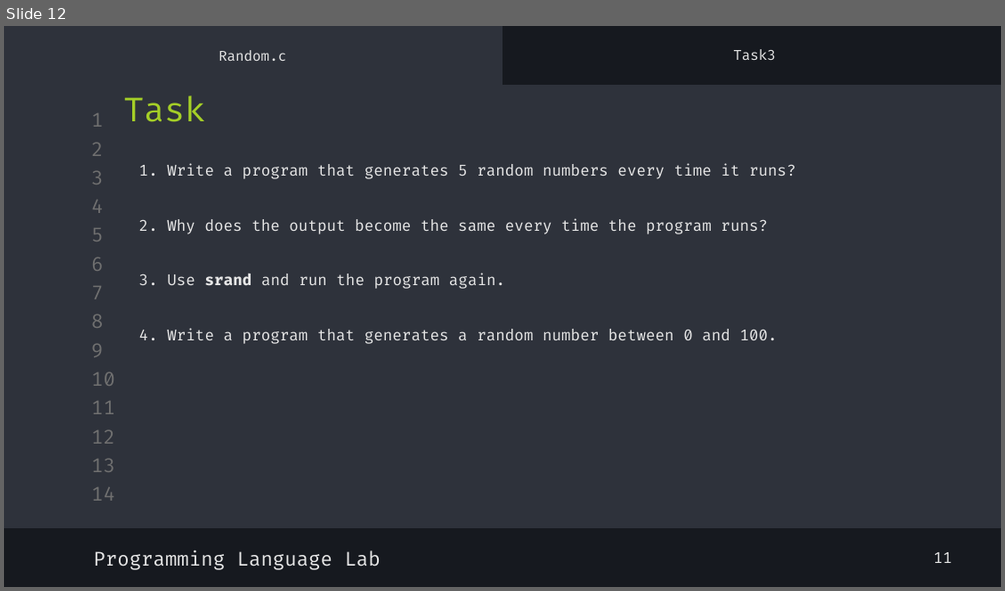
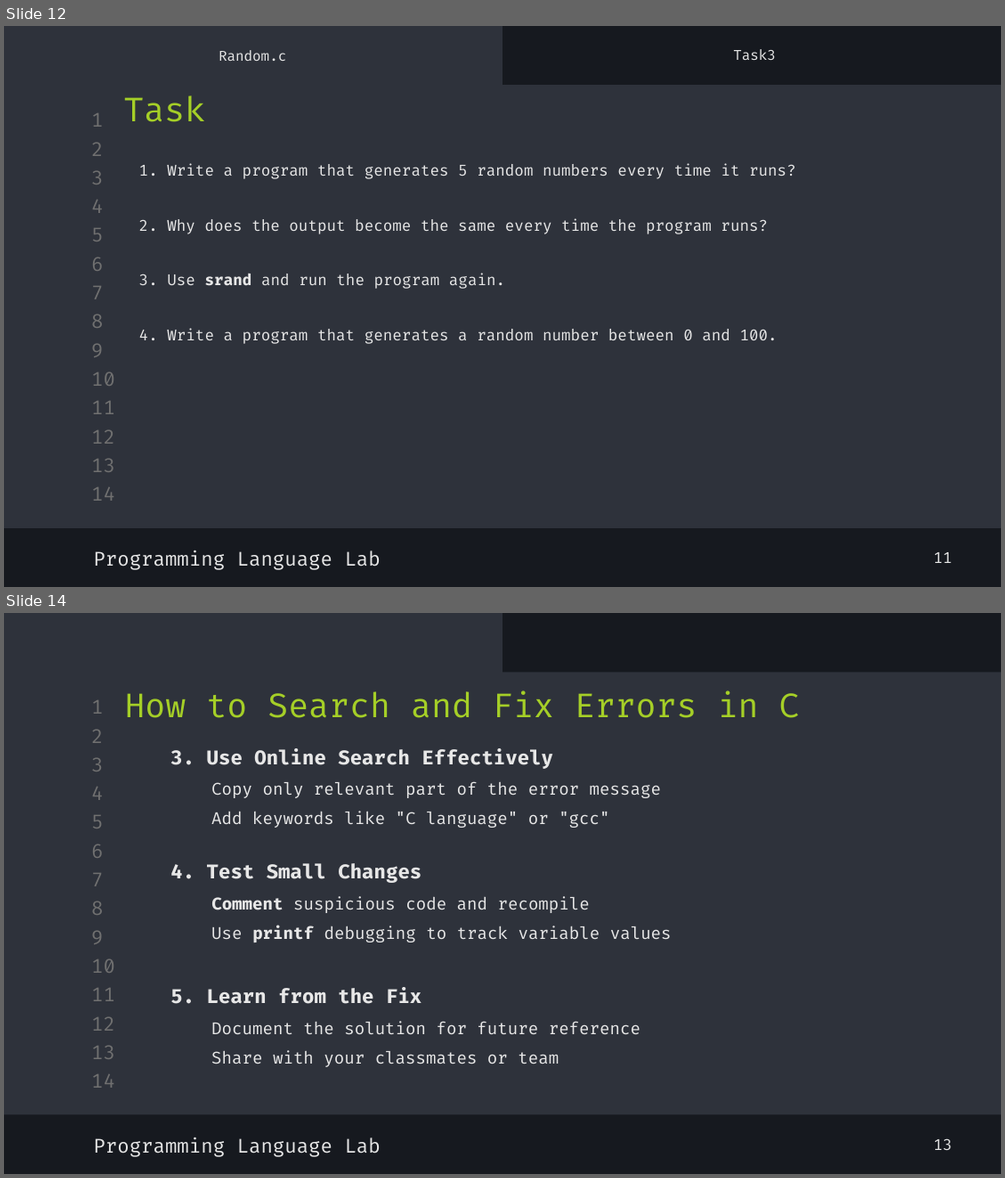
Before and after one commit to shayan-naghizadeh/C-Lab-AUT, a slide deck: slides/3.Math/Math.pptx. Shown one above the other, each under a label of ours: slide 12 before the commit, slides 12 and 14 after it; the slides between them are not shown. The pictures are 1005x591 and 1005x1178 pixels, drawn with LibreOffice and Linux fonts; fonts in the diff are those of the drawing. Boxes give left, top, right and bottom in pixels: in the first picture for what was removed or moved away, otherwise in the second. Text is boxed around its words. In the diff, an @@ line names an element or a change of style, - is before the commit and + after.

```diff
--- a/slides/3.Math/Math.pptx
+++ b/slides/3.Math/Math.pptx
@@ slide 14 added at (4, 613, 1001, 1174), background #16191F; not listed: 14 template elements that a slide beside it also shows @@
@@ rectangle added at (4, 613, 502, 682), fill #2E323B @@
@@ rectangle added at (4, 672, 1001, 1114), fill #2E323B @@
@@ text added at (125, 690, 799, 718), 24 pt, text #A5CF27 @@
+How to Search and Fix Errors in C
@@ text added at (170, 748, 672, 1067), 12 pt, text #E7E7E7 @@
+    3. Use Online Search Effectively
+      Copy only relevant part of the error message
+      Add keywords like "C language" or "gcc"
+    4. Test Small Changes
+Comment suspicious code and recompile
+Use printf debugging to track variable values
+5. Learn from the Fix
+Document the solution for future reference
+Share with your classmates or team
@@ text added at (93, 1136, 380, 1157), 14 pt, text #E7E7E7 @@
+Programming Language Lab
@@ text added at (933, 1138, 952, 1150), 11 pt, text #E7E7E7 @@
+13
```
Also in this commit, not shown: 6 slides changed, 1 other slide added, 8 other files.
